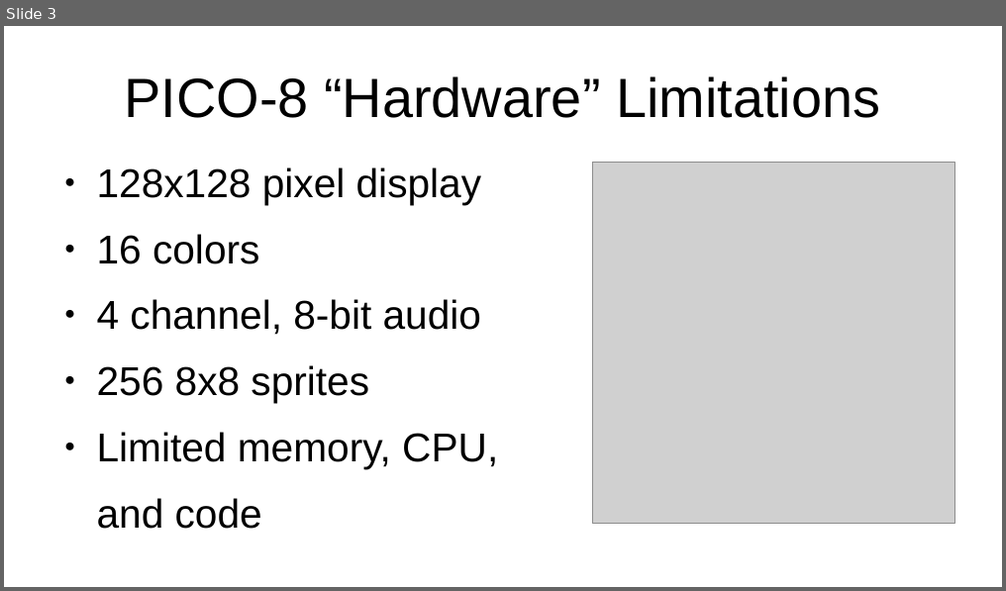
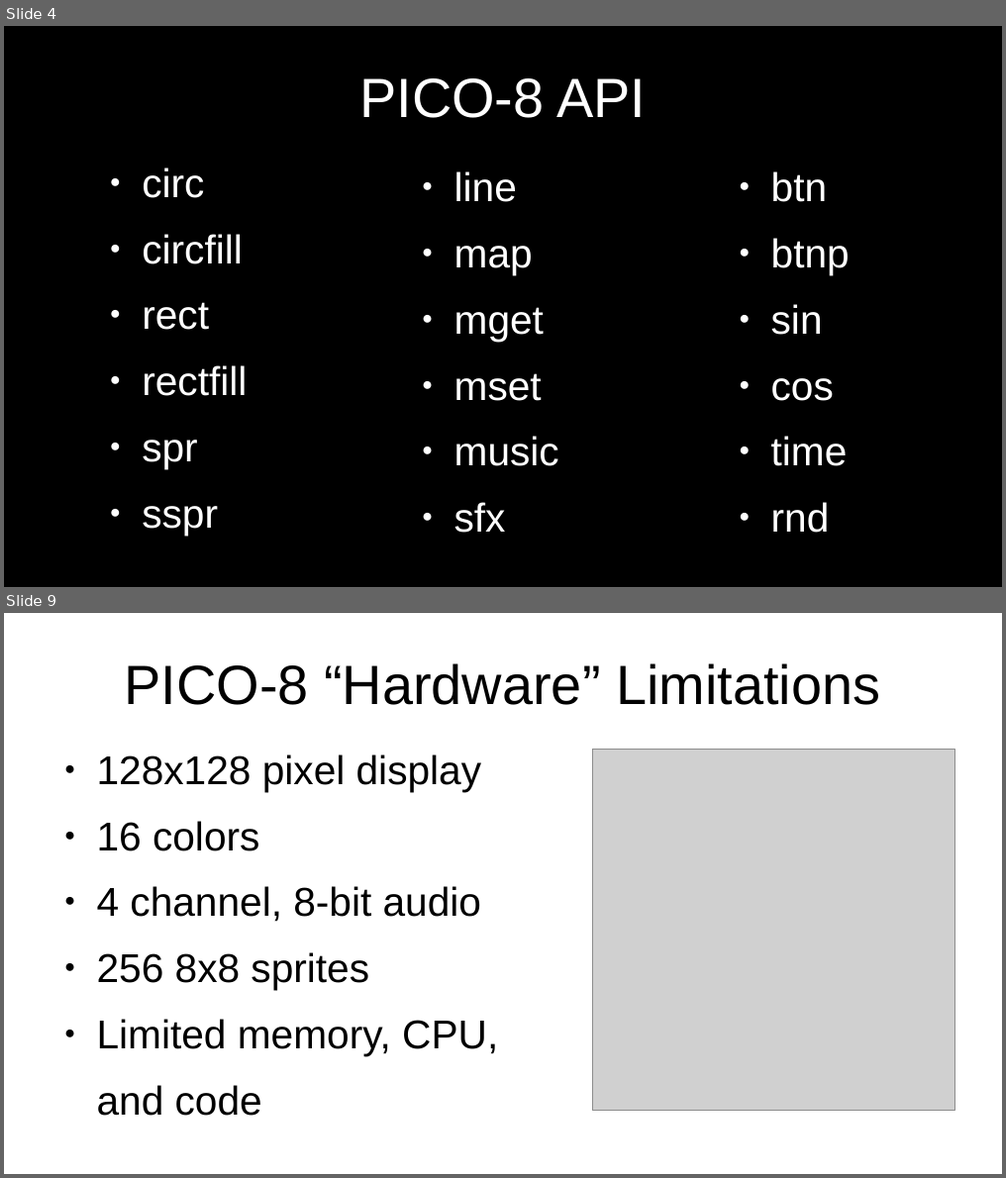
Before and after one commit to MiniMechMedia/pico8-games, a slide deck: carts/graphics-with-pico8/presentation/Graphics-With-PICO-8.odp. Shown one above the other, each under a label of ours: slide 3 before the commit, slides 4 and 9 after it; the slides between them are not shown. The pictures are 1006x591 and 1006x1178 pixels, drawn with LibreOffice and Linux fonts; fonts in the diff are those of the drawing; grey boxes stand for pictures. Boxes give left, top, right and bottom in pixels: in the first picture for what was removed or moved away, otherwise in the second. Text is boxed around its words. In the diff, an @@ line names an element or a change of style, - is before the commit and + after.

```diff
--- a/carts/graphics-with-pico8/presentation/Graphics-With-PICO-8.odp
+++ b/carts/graphics-with-pico8/presentation/Graphics-With-PICO-8.odp
@@ slide 4 added at <box>4,26,1002,587</box>, background #000000 @@
@@ title added at <box>359,78,646,118</box>, 44 pt, text #FFFFFF @@
+PICO-8 API
@@ text added at <box>142,168,247,535</box>, 32 pt, text #FFFFFF @@
+● circ
+● circfill
+● rect
+● rectfill
+● spr
+● sspr
@@ text added at <box>454,172,559,533</box>, 32 pt, text #FFFFFF @@
+● line
+● map
+● mget
+● mset
+● music
+● sfx
@@ text added at <box>771,172,849,533</box>, 32 pt, text #FFFFFF @@
+● btn
+● btnp
+● sin
+● cos
+● time
+● rnd
@@ what was slide 3 is now slide 9 @@
```
Also in this commit, not shown: 2 slides changed, 7 other slides added, 4 slides removed.
